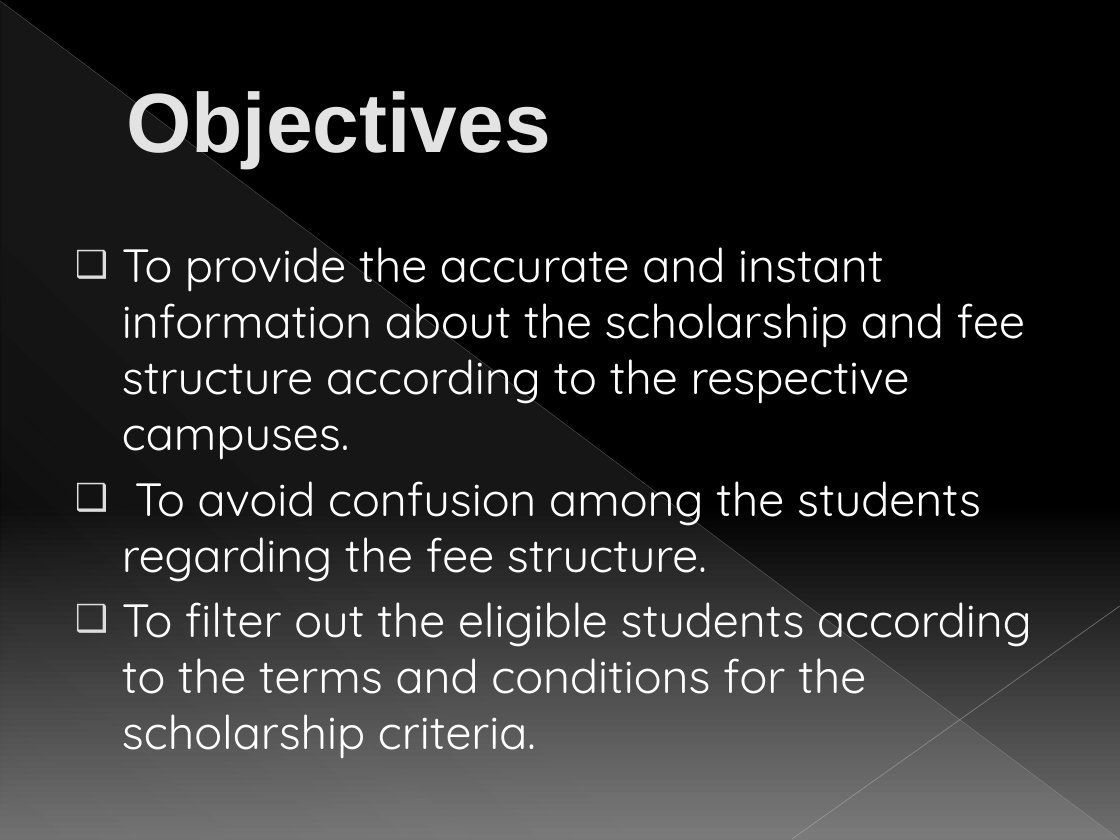
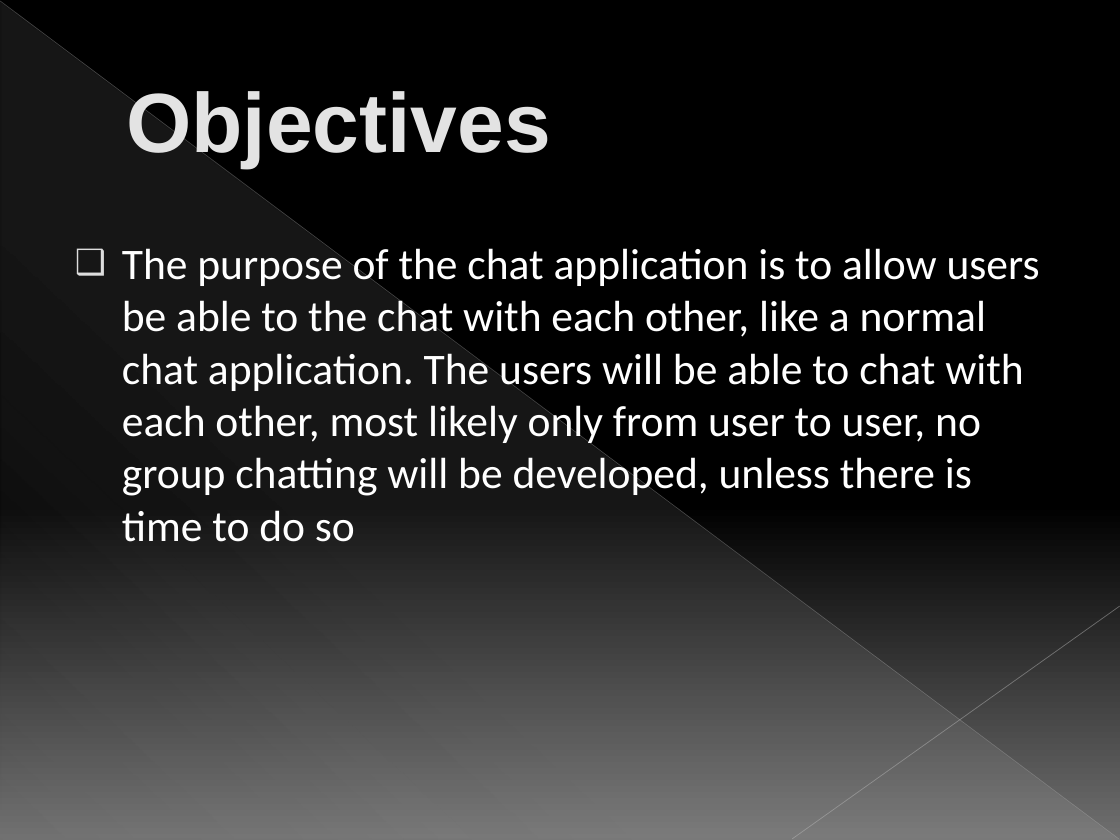
Before and after one commit to tf153/Gehu-Scholarship, a slide deck: slide 3 of Group 9 Poject Presentation.pptx (slide 5 before the commit). Drawn at 1120x840 pixels with LibreOffice and Linux fonts; fonts in the diff are those of the drawing. Boxes give left, top, right and bottom in pixels: in the first picture for what was removed or moved away, otherwise in the second. Text is boxed around its words. In the diff, an @@ line names an element or a change of style, - is before the commit and + after.

```diff
--- a/Group 9 Poject Presentation.pptx
+++ b/Group 9 Poject Presentation.pptx
@@ text at (122,245,1040,542): text changed; size 30 to 28 pt; font Quicksand to Calibri @@
-❑ To provide the accurate and instant information about the scholarship and fee structure according to the respective campuses.
-❑ To avoid confusion among the students regarding the fee structure.
-❑ To filter out the eligible students according to the terms and conditions for the scholarship criteria.
+❑ The purpose of the chat application is to allow users be able to the chat with each other, like a normal chat application. The users will be able to chat with each other, most likely only from user to user, no group chatting will be developed, unless there is time to do so
```
Also in this commit, not shown: 9 other slides changed, 2 slides added, 2 slides removed.
